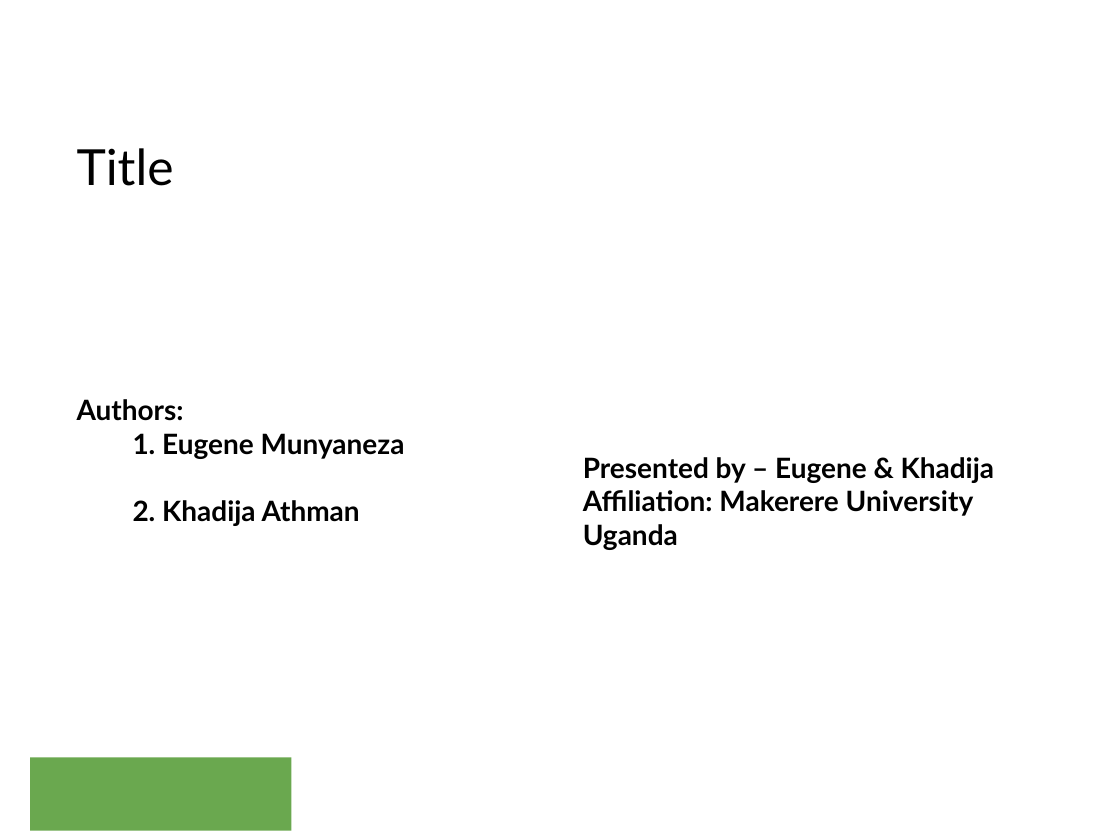
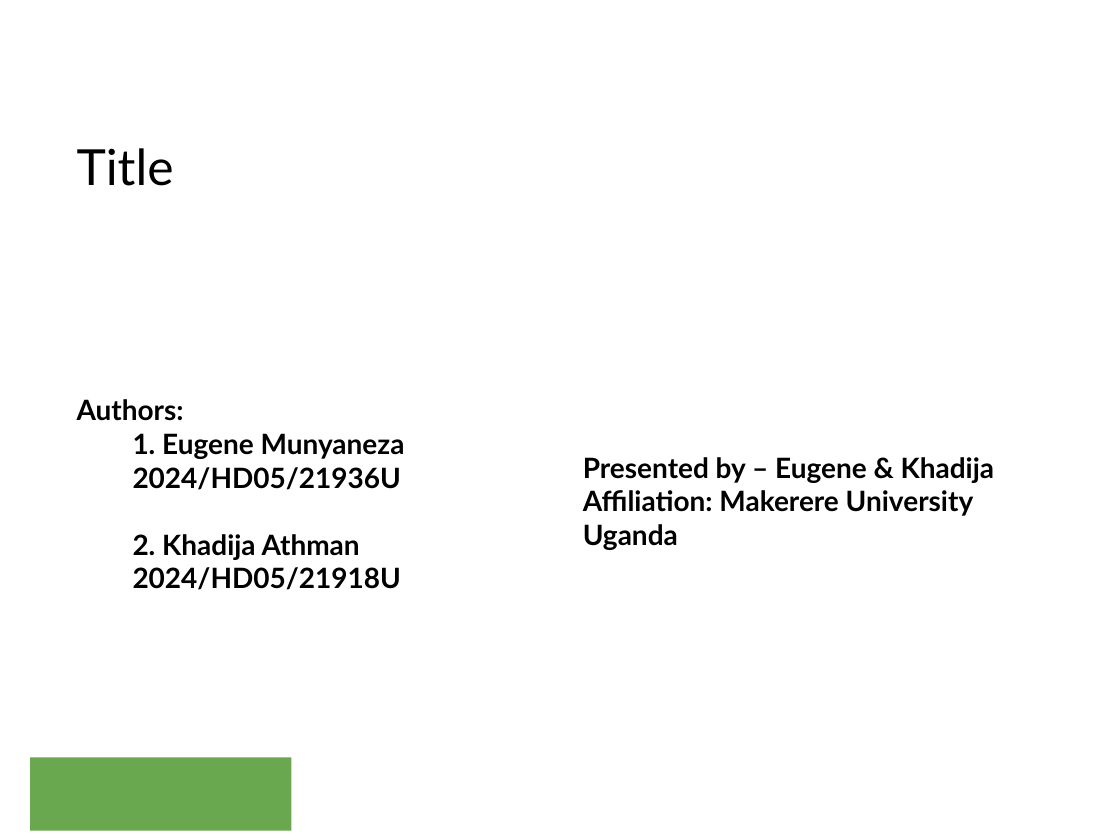
Before and after one commit to uginm102/MCSC-MUK, a slide deck: slide 1 of MCS7103-MachineLearning/Presentation.pptx. Drawn at 1120x840 pixels with LibreOffice and Linux fonts; fonts in the diff are those of the drawing; background and template pictures are left out. Boxes give left, top, right and bottom in pixels: in the first picture for what was removed or moved away, otherwise in the second. Text is boxed around its words. In the diff, an @@ line names an element or a change of style, - is before the commit and + after.

Commit message:
Added registration numbers

```diff
--- a/MCS7103-MachineLearning/Presentation.pptx
+++ b/MCS7103-MachineLearning/Presentation.pptx
@@ text at (x1=133, y1=467, x2=401, y2=490): paragraph added @@
+2024/HD05/21936U
@@ text at (x1=133, y1=567, x2=401, y2=590): paragraph added @@
+2024/HD05/21918U
```
